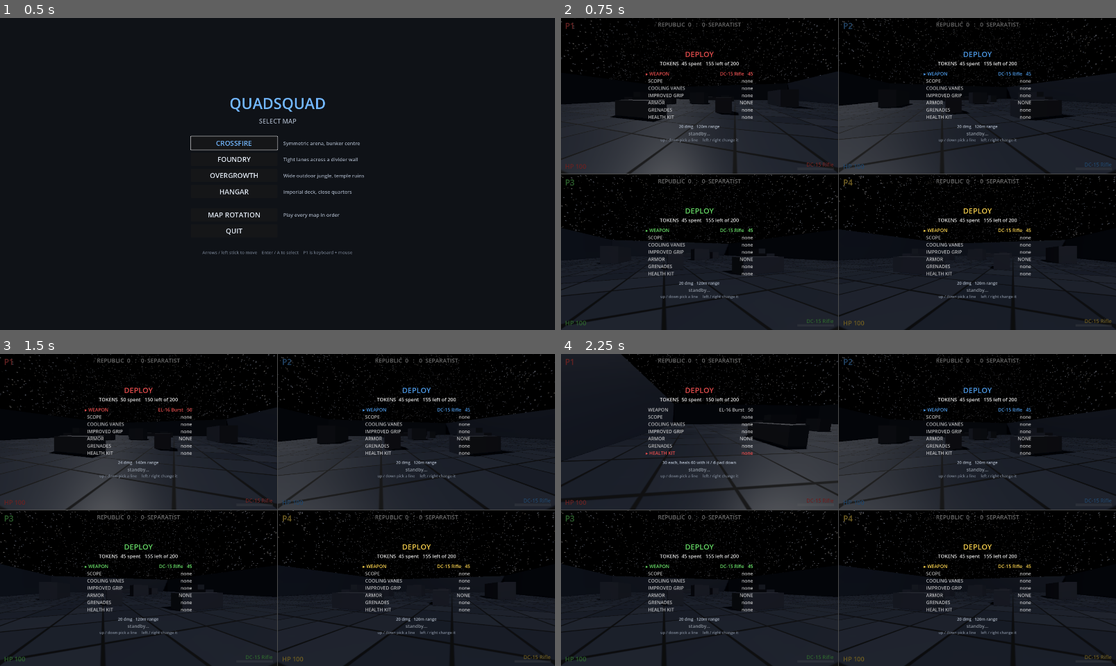
Above: before the commit, frames 1-4 (two rows, left to right).
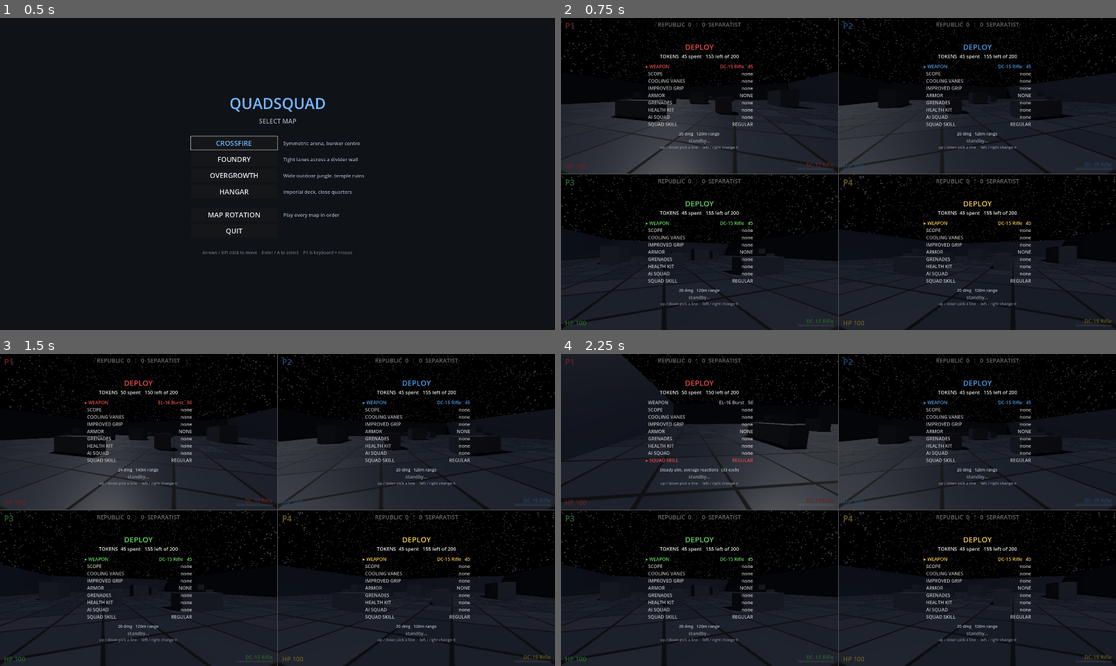
Above: after the commit, the same moments.

Repository: jstucor/quadsquad
Game: Godot game, scene res://scenes/menu.tscn
Two runs of this game, one before a commit and one after it. Both use one fixed random seed, a clock stepped at 60 frames per second and the inputs below.
Inputs (mouse positions are in pixels of both pictures, inside the frame that each line leads up to):
- Up to frame 1 (0.5 s): no input
- Up to frame 2 (0.75 s): click "CROSSFIRE" at 0.5 s
- Up to frame 3 (1.5 s): tap Enter at 1.25 s; move the mouse to (399, 494) at 1.27 s; hold D (kb_right) from 1.28 s (still down); hold Right mouse button (kb_ads) from 1.28 s (still down); click (399, 494) at 1.42 s
- Up to frame 4 (2.25 s): tap Space (kb_jump) at 1.52, 2 s; move the mouse to (810, 510) at 2.02 s; release D (kb_right) at 2.03 s; release Right mouse button (kb_ads) at 2.03 s; hold W (kb_forward) from 2.03 s (still down); tap Ctrl (kb_crouch) at 2.1 s

Frame 1 is identical in both runs. In frame 2, 4.2% of the frame differs, in the area x 15-85%, y 8-93%; in frame 3, 4.2%; in frame 4, 4.3%.

Commit message:
Add buyable AI squadmates priced per head by skill
Two new buy-screen rows: a headcount (up to 4) and a skill tier, where the
tier's price is paid for every squadmate — 4 elites cost 320 and so won't fit
in the 200 budget, 2 will. Squads fight for their owner's team, don't respawn,
and are topped back up (survivors kept) on the owner's next deploy.

scripts/bot.gd is a HOLD/ADVANCE/ENGAGE loop on the physics tick: acquire the
nearest enemy with real line-of-sight, close to engagement range, strafe and
fire, and fall in behind the owner when there's nothing to fight. It is
duck-typed against Player rather than sharing a base class — the rest of the
game only asks a combatant for is_alive/team/take_damage/is_headshot, and
hitscan already resolves targets by has_method.

GameState.players becomes GameState.combatants and holds players and bots
alike, so bots block spawn markers and take part in the horizontal unstick
push instead of re-triggering the capsule-stacking ejection.

Four AI bugs found by measuring damage per tier rather than eyeballing it:
- Aim pitch was solved from the body origin while the gun sits at 1.4 m, so
  every shot flew a body height over the target at normal range.
- Aim error was re-rolled every frame and fed through the aim lerp, which
  averaged it back out to a perfect shot; all four tiers shot identically. It
  is now a held offset, applied to yaw as well as pitch.
- Losing line-of-sight for a frame dropped the target and restarted the
  reaction timer, so a bot could stare at an enemy forever without firing.
  Targets now persist for TARGET_MEMORY seconds.
- Bots held the trigger into an overheat lockout, which made a recruit's
  low-heat pistol out-damage a veteran's rifle. They now stop at a heat
  ceiling, and every tier carries the same rifle so skill is the only
  variable: at 12 m a veteran pair now deals ~3x a recruit pair's damage.

Also fixes Loadout.duplicate_loadout(), which copied fields by hand and would
have silently reset a bought squad on any other edit, since step() trials
changes through a duplicate. It delegates to _copy_from now.

Co-Authored-By: Claude Opus 4.8 <noreply@anthropic.com>

Diff:
--- /dev/null
+++ b/godot/scenes/actors/bot.tscn
@@ -0,0 +1,28 @@
+[gd_scene load_steps=5 format=3]
+
+[ext_resource type="Script" path="res://scripts/bot.gd" id="1_bot"]
+[ext_resource type="Script" path="res://scripts/weapon.gd" id="2_weapon"]
+[ext_resource type="Script" path="res://scripts/character.gd" id="3_model"]
+
+[sub_resource type="CapsuleShape3D" id="BotShape"]
+radius = 0.35
+height = 1.8
+
+[node name="Bot" type="CharacterBody3D"]
+collision_layer = 2
+collision_mask = 3
+script = ExtResource("1_bot")
+
+[node name="CollisionShape3D" type="CollisionShape3D" parent="."]
+transform = Transform3D(1, 0, 0, 0, 1, 0, 0, 0, 1, 0, 0.9, 0)
+shape = SubResource("BotShape")
+
+[node name="Model" type="Node3D" parent="."]
+script = ExtResource("3_model")
+
+[node name="Head" type="Node3D" parent="."]
+transform = Transform3D(1, 0, 0, 0, 1, 0, 0, 0, 1, 0, 1.5, 0)
+
+[node name="Weapon" type="Node3D" parent="Head"]
+transform = Transform3D(1, 0, 0, 0, 1, 0, 0, 0, 1, 0.22, -0.1, -0.35)
+script = ExtResource("2_weapon")
--- /dev/null
+++ b/godot/scripts/bot.gd
@@ -0,0 +1,314 @@
+class_name Bot
+extends CharacterBody3D
+## An AI squadmate, bought on the buy screen and fighting for its owner's team.
+##
+## Deliberately duck-typed against Player rather than sharing a base class: the
+## rest of the game only ever asks a combatant for take_damage / is_headshot /
+## is_alive / team, and hitscan already resolves targets by has_method. That
+## keeps Player free of AI plumbing and this file readable on its own.
+##
+## Behaviour is a three-state loop run on the physics tick:
+##   HOLD    - no target: fall in behind the owner, or hold ground if they're
+##             dead, so a squad doesn't wander off alone.
+##   ADVANCE - target seen but too far: close to engagement range.
+##   ENGAGE  - target in range and in sight: face it and fire.
+## Skill (bought per head) sets how fast it reacts, how far it sees, how well it
+## shoots and what it carries — see SKILLS, indexed by Loadout.SQUAD_SKILLS.
+
+const CORPSE_SCENE := preload("res://scenes/fx/corpse.tscn")
+
+# One row per Loadout.SQUAD_SKILLS tier, same order.
+# aim_error = degrees of aim wobble (the bot's "spread" on top of the weapon's);
+# reaction = seconds staring at a new target before it opens fire;
+# sight = metres it can acquire from; hold = metres it tries to fight at.
+#
+# Every tier carries the SAME rifle on purpose. What you are buying is
+# intelligence, so skill alone has to decide how dangerous a squadmate is —
+# giving the tiers different guns made the ladder non-monotonic (a recruit's
+# low-heat pistol out-damaged a veteran's rifle, which is backwards for
+# something that costs nearly three times as much).
+const BOT_WEAPON := Weapon.Class.SOLDIER
+const SKILLS: Array[Dictionary] = [
+	{"aim_error": 9.0, "reaction": 0.85, "sight": 26.0, "hold": 14.0,
+		"health": 70.0, "speed": 3.2, "turn": 2.4},
+	{"aim_error": 5.0, "reaction": 0.55, "sight": 36.0, "hold": 16.0,
+		"health": 90.0, "speed": 3.7, "turn": 3.4},
+	{"aim_error": 2.5, "reaction": 0.32, "sight": 48.0, "hold": 20.0,
+		"health": 110.0, "speed": 4.2, "turn": 4.6},
+	{"aim_error": 1.0, "reaction": 0.15, "sight": 65.0, "hold": 24.0,
+		"health": 130.0, "speed": 4.6, "turn": 6.0},
+]
+
+const RETARGET_INTERVAL := 0.35  # seconds between target searches (staggered)
+# Sight lines flicker constantly in a firefight — a teammate crosses, the bot
+# strafes behind a trunk. Without memory the bot would drop its target, spin
+# back toward its owner, then re-acquire and restart its reaction timer, and so
+# never actually shoot. It keeps chasing a target it briefly cannot see.
+const TARGET_MEMORY := 1.5
+const FIRE_CONE_DEG := 12.0      # must be facing this close to shoot
+# Trigger discipline. Holding the trigger down forever just overheats the gun
+# and locks it out for longer than the pause would have cost — without this a
+# recruit's low-heat pistol out-damages a veteran's rifle, which is backwards.
+const FIRE_HEAT_CEILING := 0.7
+const STRAFE_SPEED := 0.45       # share of speed used to circle at hold range
+const UNSTICK_RADIUS := 0.8      # matches Player: never let capsules stack
+const UNSTICK_SPEED := 5.0
+const EYE_HEIGHT := 1.5
+const TARGET_AIM_HEIGHT := 1.0  # aim at the chest, not the feet
+const AIM_REROLL := 0.25  # seconds a given aim error is held for
+
+enum State { HOLD, ADVANCE, ENGAGE }
+
+var team: int = GameState.Team.REPUBLIC
+var owner_player: Node3D          # who paid for it; the bot falls in behind them
+var health := 90.0
+
+var _skill: Dictionary = SKILLS[1]
+var _state: int = State.HOLD
+var _target: Node3D
+var _retarget_in := 0.0
+var _reaction_left := 0.0
+var _memory_left := 0.0  # grace left on a target we've lost sight of
+var _aim_offset := Vector2.ZERO  # held aim error (yaw, pitch) in radians
+var _aim_reroll_in := 0.0
+var _strafe_dir := 1.0
+var _gravity: float = ProjectSettings.get_setting("physics/3d/default_gravity")
+var _dead := false
+
+@onready var head: Node3D = $Head
+@onready var weapon: Weapon = $Head/Weapon
+@onready var model: CharacterModel = $Model
+@onready var _collision: CollisionShape3D = $CollisionShape3D
+
+
+func _ready() -> void:
+	GameState.register_combatant(self)
+	# Own capsule instance, so one bot's shape isn't shared with every other.
+	_collision.shape = _collision.shape.duplicate()
+	weapon.shooter = self
+	# Stagger the search so a squad of four doesn't retarget on the same frame.
+	_retarget_in = randf() * RETARGET_INTERVAL
+	_strafe_dir = 1.0 if randf() < 0.5 else -1.0
+
+
+func _exit_tree() -> void:
+	GameState.unregister_combatant(self)
+
+
+## Called by the owner right after spawning it.
+func setup(owner: Node3D, bot_team: int, skill_index: int) -> void:
+	owner_player = owner
+	team = bot_team
+	_skill = SKILLS[clampi(skill_index, 0, SKILLS.size() - 1)]
+	health = _skill["health"]
+	model.set_team_color(GameState.TEAM_COLORS[team])
+	weapon.set_class(BOT_WEAPON)
+	# The bot's gun is a world object, not a viewmodel: everyone should see it.
+	for mi in weapon.find_children("*", "MeshInstance3D", true, false):
+		mi.layers = 1
+
+
+func is_alive() -> bool:
+	return not _dead
+
+
+## Same contract as Player: hitscan and splash both find this by method name.
+func is_headshot(world_pos: Vector3) -> bool:
+	return world_pos.y - global_position.y >= 1.42
+
+
+func take_damage(amount: float, attacker: Node = null) -> void:
+	if _dead:
+		return
+	if attacker != null and "team" in attacker and attacker.team == team:
+		return  # friendly fire is off for bots too
+	health -= amount
+	if health <= 0.0:
+		_die(attacker)
+
+
+func _die(attacker: Node) -> void:
+	_dead = true
+	if attacker != null and "team" in attacker and attacker.team != team:
+		GameState.add_frag(attacker.team)
+	var corpse := CORPSE_SCENE.instantiate()
+	get_tree().current_scene.add_child(corpse)
+	var push := Vector3.ZERO
+	if attacker is Node3D:
+		push = global_position - (attacker as Node3D).global_position
+	corpse.launch(Transform3D(Basis(Vector3.UP, rotation.y), global_position),
+		GameState.TEAM_COLORS[team], push)
+	queue_free()  # bots don't respawn; the owner re-buys them on their next deploy
+
+
+func _physics_process(delta: float) -> void:
+	if _dead:
+		return
+	_retarget_in -= delta
+	_memory_left = maxf(_memory_left - delta, 0.0)
+	if _retarget_in <= 0.0:
+		_retarget_in = RETARGET_INTERVAL
+		_acquire_target()
+
+	if is_instance_valid(_target) and _target.is_alive():
+		_fight(delta)
+	else:
+		_target = null
+		_state = State.HOLD
+		_follow_owner(delta)
+
+	if not is_on_floor():
+		velocity.y -= _gravity * delta
+	move_and_slide()
+	_animate()
+
+
+## Nearest living enemy that's within sight and actually visible. Bots ignore
+## anything behind cover, so they don't shoot through the map.
+func _acquire_target() -> void:
+	var best: Node3D = null
+	var best_gap: float = _skill["sight"]
+	for c in GameState.combatants:
+		if c == self or not c.is_alive() or c.team == team:
+			continue
+		var gap := global_position.distance_to(c.global_position)
+		if gap < best_gap and _can_see(c):
+			best_gap = gap
+			best = c
+	if best == null:
+		# Nothing visible: hang onto the last one for a moment before giving up.
+		if _memory_left > 0.0 and is_instance_valid(_target) and _target.is_alive():
+			return
+		_target = null
+		return
+	_memory_left = TARGET_MEMORY
+	if best == _target:
+		return
+	_target = best
+	# Only a genuinely NEW target costs reaction time; re-spotting the one we
+	# were already fighting does not.
+	_reaction_left = _skill["reaction"]
+
+
+func _can_see(other: Node3D) -> bool:
+	var from := global_position + Vector3.UP * EYE_HEIGHT
+	var to := other.global_position + Vector3.UP * EYE_HEIGHT * 0.6
+	var query := PhysicsRayQueryParameters3D.create(from, to)
+	query.exclude = [get_rid()]
+	query.collision_mask = 0b11  # world + bodies
+	var hit := get_world_3d().direct_space_state.intersect_ray(query)
+	return hit.is_empty() or hit.get("collider") == other
+
+
+func _fight(delta: float) -> void:
+	var to_target := _target.global_position - global_position
+	var flat := Vector3(to_target.x, 0.0, to_target.z)
+	var gap := flat.length()
+	_face(flat, delta)
+	_aim_head(delta)
+
+	var hold: float = _skill["hold"]
+	_state = State.ENGAGE if gap <= hold else State.ADVANCE
+	var speed: float = _skill["speed"]
+	if _state == State.ADVANCE:
+		var step := flat.normalized() * speed
+		velocity.x = step.x
+		velocity.z = step.z
+	else:
+		# In range: circle rather than stand still, so it isn't a free headshot.
+		var side := flat.normalized().cross(Vector3.UP) * _strafe_dir
+		velocity.x = side.x * speed * STRAFE_SPEED
+		velocity.z = side.z * speed * STRAFE_SPEED
+	_apply_unstick()
+
+	_reaction_left = maxf(_reaction_left - delta, 0.0)
+	var facing := Vector3.FORWARD.rotated(Vector3.UP, rotation.y)
+	var on_aim := rad_to_deg(facing.angle_to(flat.normalized())) <= FIRE_CONE_DEG
+	var may_fire := _state == State.ENGAGE and on_aim and _reaction_left <= 0.0 \
+		and weapon.heat() < FIRE_HEAT_CEILING
+	weapon.update_fire(may_fire, may_fire)
+
+
+## Fall in behind the owner: close if they're far, otherwise stand easy. Keeps
+## a bought squad with the player who paid for it instead of scattering.
+func _follow_owner(delta: float) -> void:
+	velocity.x = 0.0
+	velocity.z = 0.0
+	if owner_player == null or not is_instance_valid(owner_player) \
+			or not owner_player.is_alive():
+		_apply_unstick()
+		return
+	var flat: Vector3 = owner_player.global_position - global_position
+	flat.y = 0.0
+	if flat.length() > 5.0:
+		_face(flat, delta)
+		var step := flat.normalized() * float(_skill["speed"])
+		velocity.x = step.x
+		velocity.z = step.z
+	_apply_unstick()
+
+
+func _face(flat_dir: Vector3, delta: float) -> void:
+	if flat_dir.length() < 0.01:
+		return
+	var want := atan2(-flat_dir.x, -flat_dir.z)  # -Z is forward
+	rotation.y = rotate_toward(rotation.y, want, float(_skill["turn"]) * delta)
+
+
+## Point the gun at the target, off by the skill's aim error: a recruit sprays
+## around its mark, an elite is nearly on it.
+##
+## The error is a HELD offset re-rolled a few times a second, not fresh noise
+## every frame. Per-frame noise fed through the aim lerp just averages back out
+## to a perfect shot, which made all four tiers shoot identically. It's applied
+## to the head in both axes, so the gun is off without the body turning — the
+## same trick the player's recoil yaw uses.
+##
+## Pitch is measured from the HEAD, not the body origin: the gun sits about
+## 1.4 m up, so solving the angle from the feet sends every shot roughly a body
+## height over the target at normal range.
+func _aim_head(delta: float) -> void:
+	_aim_reroll_in -= delta
+	if _aim_reroll_in <= 0.0:
+		_aim_reroll_in = AIM_REROLL
+		var wobble := deg_to_rad(float(_skill["aim_error"]))
+		_aim_offset = Vector2(randf_range(-wobble, wobble), randf_range(-wobble, wobble))
+	var muzzle := head.global_position
+	var aim_at: Vector3 = _target.global_position + Vector3.UP * TARGET_AIM_HEIGHT
+	var to_aim := aim_at - muzzle
+	var flat := Vector3(to_aim.x, 0.0, to_aim.z).length()
+	var pitch := atan2(to_aim.y, maxf(flat, 0.01))
+	var blend := clampf(delta * 8.0, 0.0, 1.0)
+	head.rotation.x = lerpf(head.rotation.x, pitch + _aim_offset.y, blend)
+	head.rotation.y = lerpf(head.rotation.y, _aim_offset.x, blend)
+
+
+## Same horizontal separation the players use: two capsules inside each other
+## get ejected upwards by the solver and never come back down.
+func _apply_unstick() -> void:
+	for c in GameState.combatants:
+		if c == self or not c.is_alive():
+			continue
+		var away := global_position - c.global_position
+		away.y = 0.0
+		var gap := away.length()
+		if gap >= UNSTICK_RADIUS or gap < 0.001:
+			continue
+		var push := away.normalized() * (1.0 - gap / UNSTICK_RADIUS) * UNSTICK_SPEED
+		velocity.x += push.x
+		velocity.z += push.z
+
+
+## Same idle/walk/run rule the player uses, minus the jump (bots don't jump).
+func _animate() -> void:
+	var anim := model.anim_player
+	if anim == null:
+		return
+	var ground_speed := Vector2(velocity.x, velocity.z).length()
+	var clip := "idle"
+	if ground_speed > 3.9:
+		clip = "run"
+	elif ground_speed > 0.15:
+		clip = "walk"
+	if anim.assigned_animation != clip and anim.has_animation(clip):
+		anim.play(clip, 0.12)
--- a/godot/scripts/game_state.gd
+++ b/godot/scripts/game_state.gd
@@ -41,10 +41,14 @@
 ## Menu choice: true = play the whole roster in order (rotating on each win),
 ## false = replay the chosen map, then back to the menu.
 var rotate_maps := false
-## Every Player currently in the match, in spawn order. Players register in
-## _ready and drop out in _exit_tree; spawn picking and the anti-stacking push
-## both walk this instead of a group query, which would allocate every frame.
-var players: Array[Player] = []
+## Every body that can be shot, shove or be shoved, and block a spawn marker:
+## players and their bought AI squads alike. They register in _ready and drop
+## out in _exit_tree; spawn picking and the anti-stacking push both walk this
+## instead of a group query, which would allocate every frame.
+##
+## Duck-typed on purpose so bots don't need to inherit Player: a combatant must
+## expose is_alive(), team, take_damage() and global_position.
+var combatants: Array[Node3D] = []
 
 var _spawns: Dictionary = {}  # Team -> Array[Node3D]
 
@@ -57,16 +61,16 @@
 	scores = {Team.REPUBLIC: 0, Team.CIS: 0}
 	match_over = false
 	_spawns.clear()
-	players.clear()
+	combatants.clear()
 
 
-func register_player(player: Player) -> void:
-	if not players.has(player):
-		players.append(player)
+func register_combatant(body: Node3D) -> void:
+	if not combatants.has(body):
+		combatants.append(body)
 
 
-func unregister_player(player: Player) -> void:
-	players.erase(player)
+func unregister_combatant(body: Node3D) -> void:
+	combatants.erase(body)
 
 
 func register_spawn_point(team: int, marker: Node3D) -> void:
@@ -122,7 +126,7 @@
 func _nearest_body(pos: Vector3) -> Node3D:
 	var best: Node3D = null
 	var best_gap := INF
-	for p in players:
+	for p in combatants:
 		if not p.is_alive():
 			continue
 		var gap := pos.distance_to(p.global_position)
--- a/godot/scripts/loadout.gd
+++ b/godot/scripts/loadout.gd
@@ -48,6 +48,18 @@
 ]
 const DEFAULT_ARMOR := 1
 
+# AI squadmates: you buy a headcount and a skill tier, and pay the tier's price
+# for every one of them (4 veterans cost 4 x VETERAN). Skill is what actually
+# separates them — aim, reaction, engagement range and the gun they carry —
+# see Bot.SKILLS.
+const SQUAD_MAX := 4
+const SQUAD_SKILLS: Array[Dictionary] = [
+	{"name": "RECRUIT", "cost": 20, "blurb": "Poor aim, slow to react, short sight"},
+	{"name": "REGULAR", "cost": 35, "blurb": "Steady aim, average reactions"},
+	{"name": "VETERAN", "cost": 55, "blurb": "Sharp aim, quick, pushes further out"},
+	{"name": "ELITE", "cost": 80, "blurb": "Deadly aim, near-instant, long sight"},
+]
+
 # Consumables, bought by the unit.
 const GRENADE_COST := 25
 const GRENADE_MAX := 3
@@ -56,7 +68,7 @@
 const MEDKIT_HEAL := 60.0
 
 ## The buy screen is one row per line, in this order.
-enum Row { WEAPON, SCOPE, COOLING, GRIP, ARMOR, GRENADES, MEDKITS }
+enum Row { WEAPON, SCOPE, COOLING, GRIP, ARMOR, GRENADES, MEDKITS, SQUAD, SQUAD_SKILL }
 
 var weapon := 0        # index into WEAPONS
 var scope := false
@@ -65,6 +77,8 @@
 var armor := DEFAULT_ARMOR  # index into ARMOR
 var grenades := 0
 var medkits := 0
+var squad := 0        # how many AI squadmates
+var squad_skill := 1  # index into SQUAD_SKILLS, paid per squadmate
 
 
 ## A starter build that spends part of the budget: standard armour, basic rifle.
@@ -74,16 +88,13 @@
 	return l
 
 
+## Delegates to _copy_from so there's exactly one list of fields to keep in
+## step with — step() trials changes on a duplicate, so a field missed here
+## would be silently reset by any edit to another row.
 func duplicate_loadout() -> Loadout:
-	var l := Loadout.new()
-	l.weapon = weapon
-	l.scope = scope
-	l.cooling = cooling
-	l.grip = grip
-	l.armor = armor
-	l.grenades = grenades
-	l.medkits = medkits
-	return l
+	var copy := Loadout.new()
+	copy._copy_from(self)
+	return copy
 
 
 func cost() -> int:
@@ -94,7 +105,13 @@
 			total += int(up["cost"])
 	total += grenades * GRENADE_COST
 	total += medkits * MEDKIT_COST
+	total += squad_cost()
 	return total
+
+
+## The squad is priced per head, so raising skill raises the whole bill.
+func squad_cost() -> int:
+	return squad * int(SQUAD_SKILLS[squad_skill]["cost"])
 
 
 func remaining() -> int:
@@ -111,6 +128,10 @@
 
 func armor_stats() -> Dictionary:
 	return ARMOR[armor]
+
+
+func squad_skill_stats() -> Dictionary:
+	return SQUAD_SKILLS[squad_skill]
 
 
 ## The upgrade flags in the shape Weapon.set_class wants.
@@ -146,13 +167,18 @@
 			grenades = clampi(grenades + dir, 0, GRENADE_MAX)
 		Row.MEDKITS:
 			medkits = clampi(medkits + dir, 0, MEDKIT_MAX)
+		Row.SQUAD:
+			squad = clampi(squad + dir, 0, SQUAD_MAX)
+		Row.SQUAD_SKILL:
+			squad_skill = clampi(squad_skill + dir, 0, SQUAD_SKILLS.size() - 1)
 
 
 func _same_as(other: Loadout) -> bool:
 	return weapon == other.weapon and scope == other.scope \
 		and cooling == other.cooling and grip == other.grip \
 		and armor == other.armor and grenades == other.grenades \
-		and medkits == other.medkits
+		and medkits == other.medkits and squad == other.squad \
+		and squad_skill == other.squad_skill
 
 
 func _copy_from(other: Loadout) -> void:
@@ -163,6 +189,8 @@
 	armor = other.armor
 	grenades = other.grenades
 	medkits = other.medkits
+	squad = other.squad
+	squad_skill = other.squad_skill
 
 
 ## Display: the fixed name of a row, what's currently selected on it, what that
@@ -173,6 +201,8 @@
 		Row.ARMOR: return "ARMOR"
 		Row.GRENADES: return "GRENADES"
 		Row.MEDKITS: return "HEALTH KIT"
+		Row.SQUAD: return "AI SQUAD"
+		Row.SQUAD_SKILL: return "SQUAD SKILL"
 		_: return UPGRADES[_upgrade_index(row)]["name"]
 
 
@@ -182,6 +212,8 @@
 		Row.ARMOR: return ARMOR[armor]["name"]
 		Row.GRENADES: return "x%d" % grenades if grenades > 0 else "none"
 		Row.MEDKITS: return "x%d" % medkits if medkits > 0 else "none"
+		Row.SQUAD: return "x%d" % squad if squad > 0 else "none"
+		Row.SQUAD_SKILL: return SQUAD_SKILLS[squad_skill]["name"]
 		_: return "fitted" if get(UPGRADES[_upgrade_index(row)]["key"]) else "none"
 
 
@@ -191,6 +223,7 @@
 		Row.ARMOR: return ARMOR[armor]["cost"]
 		Row.GRENADES: return grenades * GRENADE_COST
 		Row.MEDKITS: return medkits * MEDKIT_COST
+		Row.SQUAD, Row.SQUAD_SKILL: return squad_cost()
 		_:
 			var up: Dictionary = UPGRADES[_upgrade_index(row)]
 			return int(up["cost"]) if get(up["key"]) else 0
@@ -208,6 +241,13 @@
 			return "%d each, thrown with G / d-pad up" % GRENADE_COST
 		Row.MEDKITS:
 			return "%d each, heals %d with H / d-pad down" % [MEDKIT_COST, roundi(MEDKIT_HEAL)]
+		Row.SQUAD:
+			var each: int = SQUAD_SKILLS[squad_skill]["cost"]
+			return "%d each at %s   (max %d, they fight for your team)" % [
+				each, SQUAD_SKILLS[squad_skill]["name"], SQUAD_MAX]
+		Row.SQUAD_SKILL:
+			var skill: Dictionary = SQUAD_SKILLS[squad_skill]
+			return "%s   (%d each)" % [skill["blurb"], skill["cost"]]
 		_:
 			var up: Dictionary = UPGRADES[_upgrade_index(row)]
 			return "%s   (%d)" % [up["blurb"], up["cost"]]
--- a/godot/scripts/main.gd
+++ b/godot/scripts/main.gd
@@ -251,15 +251,18 @@
 	gear.offset_right = -14.0
 	gear.offset_bottom = -46.0
 	hud.add_child(gear)
-	var refresh := func(grenades: int, medkits: int) -> void:
+	var refresh := func() -> void:
 		var parts: Array[String] = []
-		if grenades > 0:
-			parts.append("GRENADE x%d" % grenades)
-		if medkits > 0:
-			parts.append("MEDKIT x%d" % medkits)
+		if player.grenades_left > 0:
+			parts.append("GRENADE x%d" % player.grenades_left)
+		if player.medkits_left > 0:
+			parts.append("MEDKIT x%d" % player.medkits_left)
+		if player.squad.size() > 0:
+			parts.append("SQUAD x%d" % player.squad.size())
 		gear.text = "   ".join(parts)
-	player.gear_changed.connect(refresh)
-	refresh.call(player.grenades_left, player.medkits_left)
+	player.gear_changed.connect(func(_g: int, _m: int) -> void: refresh.call())
+	player.squad_changed.connect(func(_alive: int) -> void: refresh.call())
+	refresh.call()
 
 
 func _add_victory_banner(hud: Control) -> void:
--- a/godot/scripts/player.gd
+++ b/godot/scripts/player.gd
@@ -17,9 +17,11 @@
 signal buy_changed(row: int)     # cursor moved or the build changed; redraw
 signal deploy_ready()            # the minimum wait elapsed; the button is live
 signal gear_changed(grenades: int, medkits: int)
+signal squad_changed(alive: int)  # squadmates mustered or lost
 
 const CORPSE_SCENE := preload("res://scenes/fx/corpse.tscn")
 const GRENADE_SCENE := preload("res://scenes/fx/grenade.tscn")
+const BOT_SCENE := preload("res://scenes/actors/bot.tscn")
 # You deploy on a button press, not a timer. These are only the floor before the
 # button goes live: long enough at match start for everyone to spec a build, and
 # short enough after a death that you're never sat waiting on a decision made.
@@ -76,6 +78,7 @@
 var buy_row := 0
 var grenades_left := 0
 var medkits_left := 0
+var squad: Array[Bot] = []  # the AI squadmates currently alive under this player
 
 var _anim: AnimationPlayer
 var _gravity: float = ProjectSettings.get_setting("physics/3d/default_gravity")
@@ -108,7 +111,7 @@
 
 
 func _ready() -> void:
-	GameState.register_player(self)  # spawn picking skips the markers we occupy
+	GameState.register_combatant(self)  # spawn picking skips the markers we occupy
 	_anim = model.find_child("AnimationPlayer", true, false)
 	for mi in model.find_children("*", "MeshInstance3D", true, false):
 		mi.layers = 1 << (1 + player_index)
@@ -125,7 +128,7 @@
 ## Match start: everyone picks a class before they can shoot. Main calls this
 ## once the viewport HUD is wired — _ready() would emit `died` into nothing.
 func _exit_tree() -> void:
-	GameState.unregister_player(self)
+	GameState.unregister_combatant(self)
 
 
 func begin_deploy() -> void:
@@ -184,8 +187,45 @@
 	grenades_left = loadout.grenades
 	medkits_left = loadout.medkits
 	weapon.set_class(loadout.weapon_class(), loadout.weapon_mods())
+	_muster_squad()
 	gear_changed.emit(grenades_left, medkits_left)
 	weapon_changed.emit(weapon.display_name())
+
+
+## Bring the squad up to the headcount you paid for. Survivors are kept and only
+## the losses are replaced, so redeploying never wipes a squad that's still
+## fighting, and never stacks up more than you bought.
+func _muster_squad() -> void:
+	squad = squad.filter(func(b: Bot) -> bool: return is_instance_valid(b) and b.is_alive())
+	var want := loadout.squad
+	# Bought fewer than you have (re-spec): stand the extras down.
+	while squad.size() > want:
+		squad.pop_back().queue_free()
+	for i in want - squad.size():
+		squad.append(_spawn_bot())
+	squad_changed.emit(squad.size())
+
+
+func _on_squadmate_lost() -> void:
+	squad = squad.filter(func(b: Bot) -> bool: return is_instance_valid(b) and b.is_alive())
+	squad_changed.emit(squad.size())
+
+
+func _spawn_bot() -> Bot:
+	var bot: Bot = BOT_SCENE.instantiate()
+	get_parent().add_child(bot)  # a sibling in the level, not a child of the player
+	bot.setup(self, team, loadout.squad_skill)
+	# tree_exited fires when a bot is freed on death, so the HUD count follows
+	# losses without the bot needing to know anything about its owner's UI.
+	bot.tree_exited.connect(_on_squadmate_lost)
+	# Drop them on a clear team marker, same as a respawn, so they never spawn
+	# inside a body.
+	var spawn := GameState.get_spawn_point(team)
+	if spawn:
+		bot.global_transform = GameState.clear_of_bodies(spawn.global_transform)
+	else:
+		bot.global_position = global_position + Vector3(randf_range(-2, 2), 0, randf_range(-2, 2))
+	return bot
 
 
 ## Buy-screen input while dead: up/down picks a row, left/right changes it, and
@@ -402,7 +442,7 @@
 ## how deep the overlap is; zero in the normal case of nobody nearby.
 func _unstick_push() -> Vector3:
 	var push := Vector3.ZERO
-	for p in GameState.players:
+	for p in GameState.combatants:
 		if p == self or not p.is_alive():
 			continue
 		var away := global_position - p.global_position
--- a/godot/scripts/weapon.gd
+++ b/godot/scripts/weapon.gd
@@ -141,6 +141,11 @@
 
 func display_name() -> String:
 	return _profile["name"]
+
+
+## Current heat, 0..1. Bots read it to keep off the trigger before they lock out.
+func heat() -> float:
+	return _heat
 
 
 func zoom_fov() -> float:
Not shown, added: godot/scripts/bot.gd.uid
Not shown, changed: CLAUDE.md
